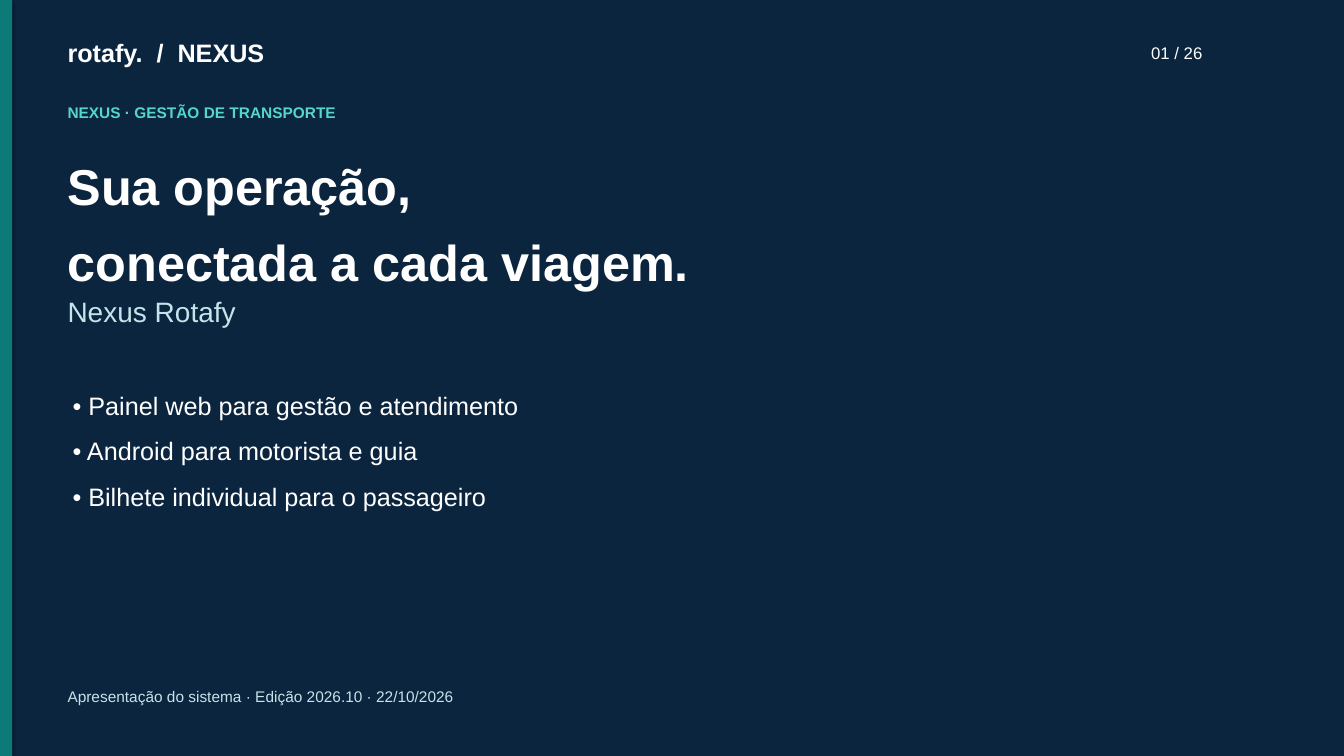
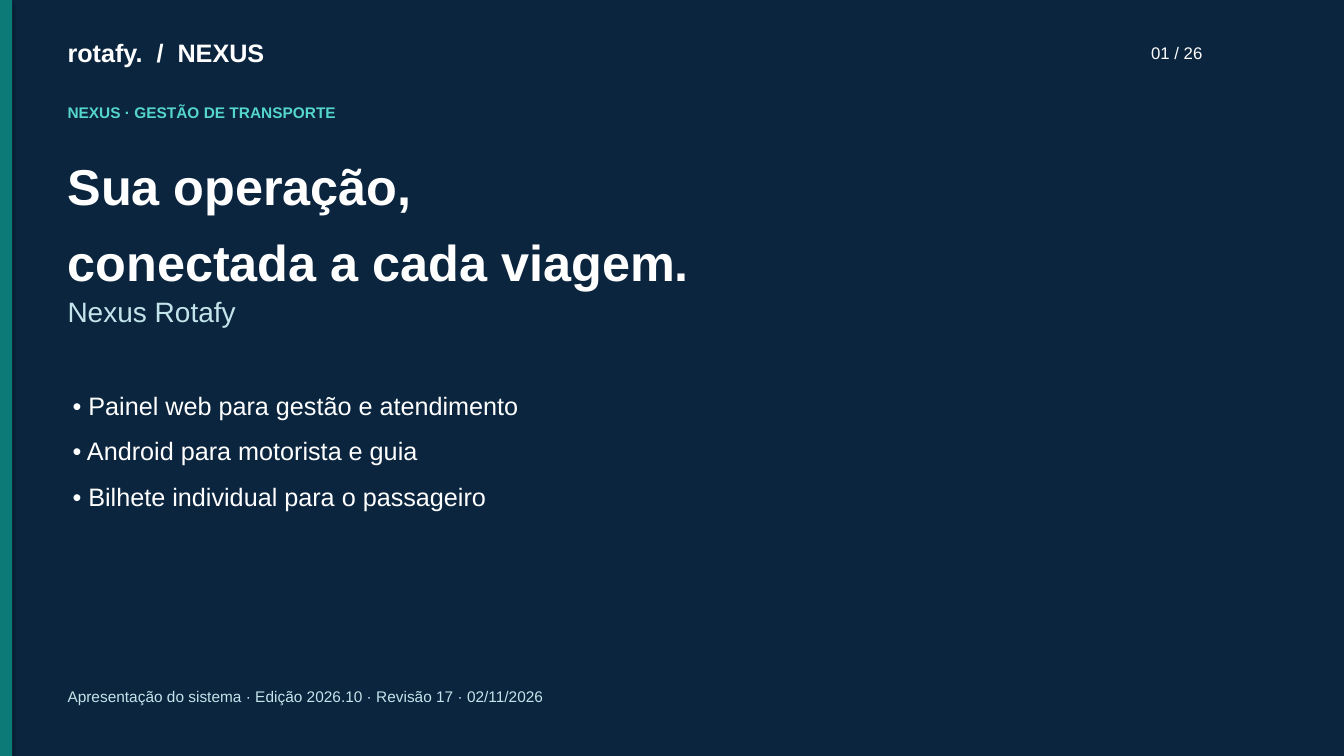
Before and after one commit to cfartes/rotafy, a slide deck: slide 1 of backend/private/documentacao/apresentacao.pptx. Drawn at 1344x756 pixels with LibreOffice and Linux fonts; fonts in the diff are those of the drawing. Boxes give left, top, right and bottom in pixels: in the first picture for what was removed or moved away, otherwise in the second. Text is boxed around its words. In the diff, an @@ line names an element or a change of style, - is before the commit and + after.

```diff
--- a/backend/private/documentacao/apresentacao.pptx
+++ b/backend/private/documentacao/apresentacao.pptx
@@ text at [68, 691, 543, 706]: text changed @@
-Apresentação do sistema · Edição 2026.10 · 22/10/2026
+Apresentação do sistema · Edição 2026.10 · Revisão 17 · 02/11/2026
```
Also in this commit, not shown: 3 other slides changed, 59 other files.
